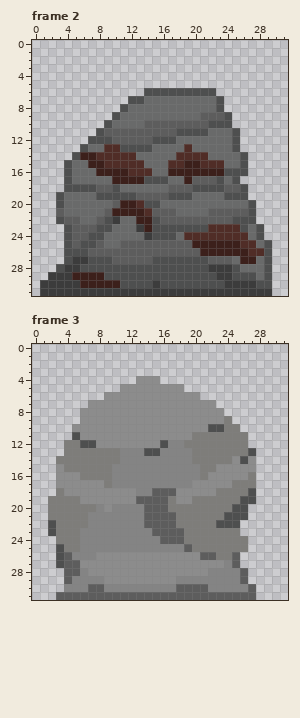
Edited in one commit: pixel-art file (src/assets/images/own/smalldeposits.aseprite). Above is the file before it was changed.
32x32 pixels, 3 frames. Colours within 5 levels of each other are drawn and written as one. Shown: frame 2, frame 3.
The same view after the edit:
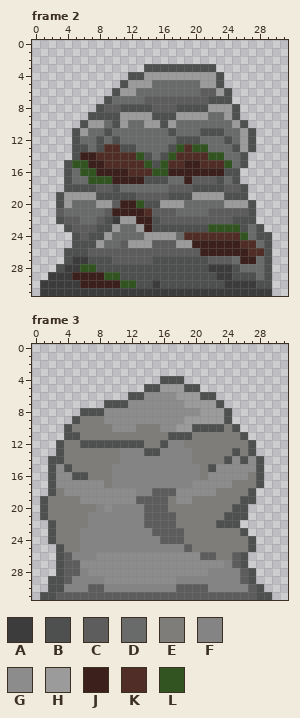
Palette (. is transparent): A #3c3c3c  B #4e4f4f  C #5d5d5d  D #696a6a  E #7e7d7a  F #848484  G #8c8c8c  H #9b9b9b  J #3c201b  K #502d27  L #315421
Difference:
Changed rows in their new state; - is an unchanged pixel.
Frame 2:
first column x 4:
 3 ----------BBBBBBBBB-------
 4 --------BBHHHHHHHHHB------
 5 -------BHHHDDDDDDHHB------
 6 ------BHHDDDDDDDDCCHB-----
 7 -----BDDDDCCCCCCCCB-B-----
 8 ----BCC-BBBCCCBBBBHHHB----
 9 ---BBB-HHHHBBBHHHHDDHB----
10 --BHHDBH--HHBHDDDDDDDHB---
11 -BHDDBDDDDDDDBDDD-BB-DHB--
12 -BDD-DBDDDDDDDBBB---BDHB--
13 -B--B----DD--BL-LL----HB--
14 ---------LB-BL----LL------
15 -LL-------LBL-------L-----
16 --LL-------LL---------.---
17 ---LLL--------------------
19 HHHH------------HHHH------
20 H---HH---L--HHH-----HHH---
22 -------HH-----------------
23 ------H--H--------LLLL----
24 .B---H----HHHH--------L--B
25 .B--H---HHH---HH----------
28 --LL----------------------
29 -----LL-------------------
30 -------LL-----------------
Frame 3:
first column x 1:
 4 ------------...BBB-----------
 5 ----------...BBHHHBB---------
 6 --------...BB----HHHBB-------
 7 ------..BBB-------HHHHB------
 8 -----BBB------------HHHB-----
 9 ----BEEE----------HHHHHB-----
10 ---BEEEEE---EEE--HHBB---B----
11 ---B-EEEEEEEEEEEBBB------B---
12 --B----BBBBBBEE-----------B--
13 --B---------------------B----
14 -BB--------------------B---B-
15 -B-B-----------------B-----B-
16 -B--BB---------------------B-
17 -B-------------------------B-
18 -B---------------------------
19 B----------------------------
20 B----------------------------
21 B----------------------------
23 -------------------------B---
24 -B------------------------B--
25 --------------------------B--
26 -------------------------B---
27 -------------------------B---
28 --B-----------------------B--
29 -BB-----------------------B--
30 -BB------------------------B-
31 BB-------------------------BB
Pixel boxes of the changes (left, top, right, bottom) in both pictures:
changed: (64, 64, 272, 288)
changed: (40, 376, 272, 600)
